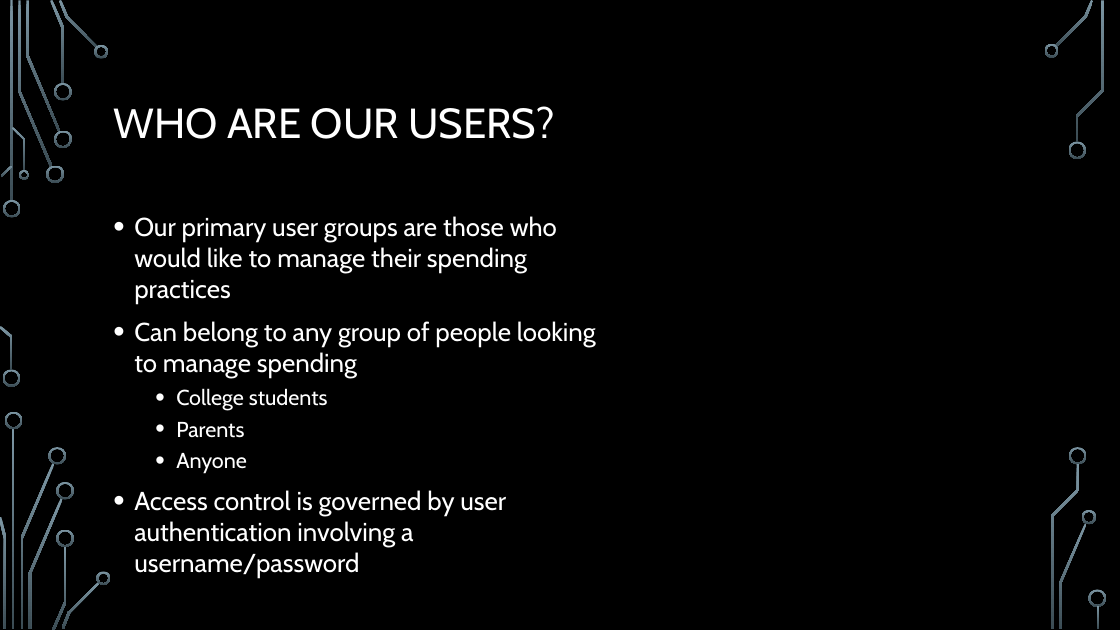
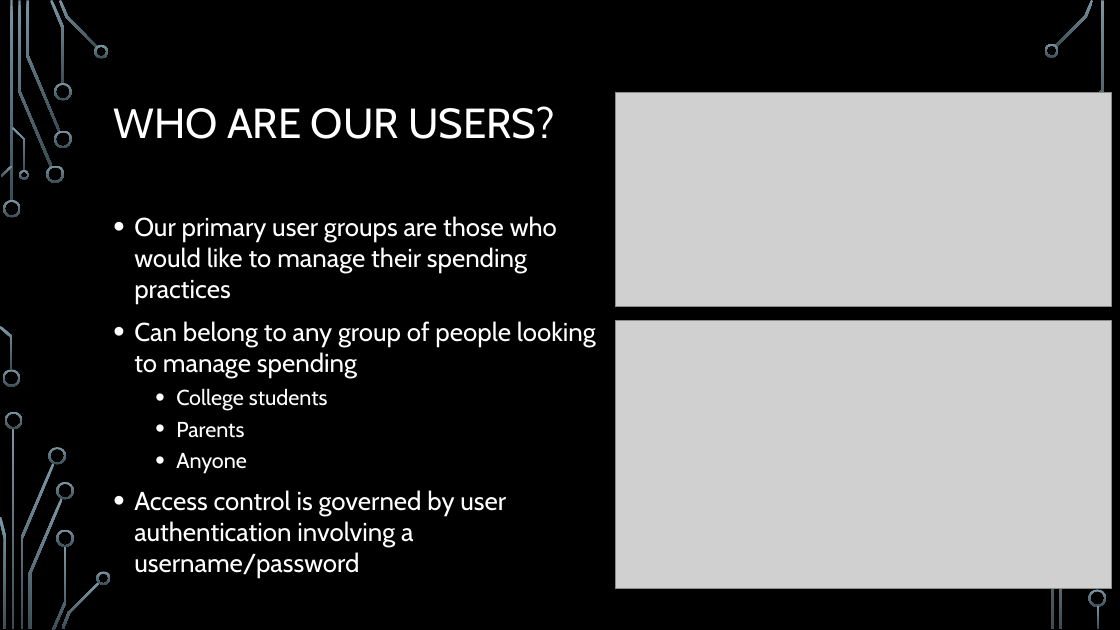
Before and after one commit to alittleton98/COMP-353-Project---Expense-Tracker, a slide deck: slide 4 of documentation/353FinalPresentation.pptx. Drawn at 1120x630 pixels with LibreOffice and Linux fonts; fonts in the diff are those of the drawing; grey boxes stand for pictures; background and template pictures are left out. Boxes give left, top, right and bottom in pixels: in the first picture for what was removed or moved away, otherwise in the second. Text is boxed around its words. In the diff, an @@ line names an element or a change of style, - is before the commit and + after.

```diff
--- a/documentation/353FinalPresentation.pptx
+++ b/documentation/353FinalPresentation.pptx
@@ picture added at bbox=[616, 92, 1112, 307] @@
@@ freeform shape removed at bbox=[1069, 141, 1086, 159] @@
@@ picture added at bbox=[616, 321, 1112, 589] @@
@@ freeform shape removed at bbox=[1070, 447, 1087, 465] @@
@@ freeform shape removed at bbox=[1082, 510, 1096, 524] @@
```
Also in this commit, not shown: 2 other slides changed, 2 slides added, 3 slides removed, 2 other files.
